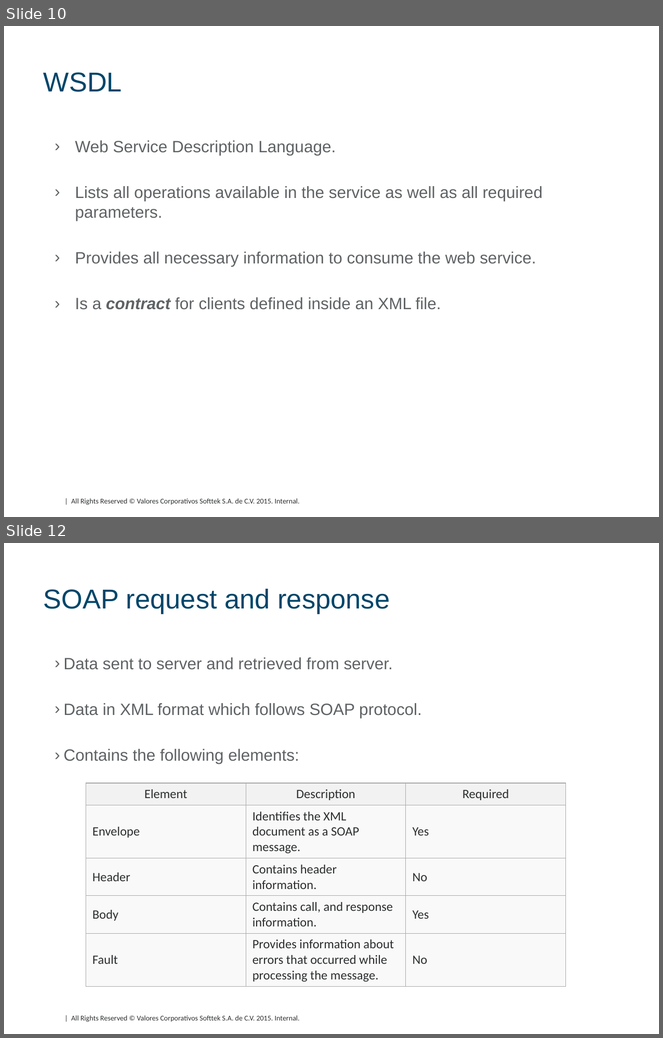
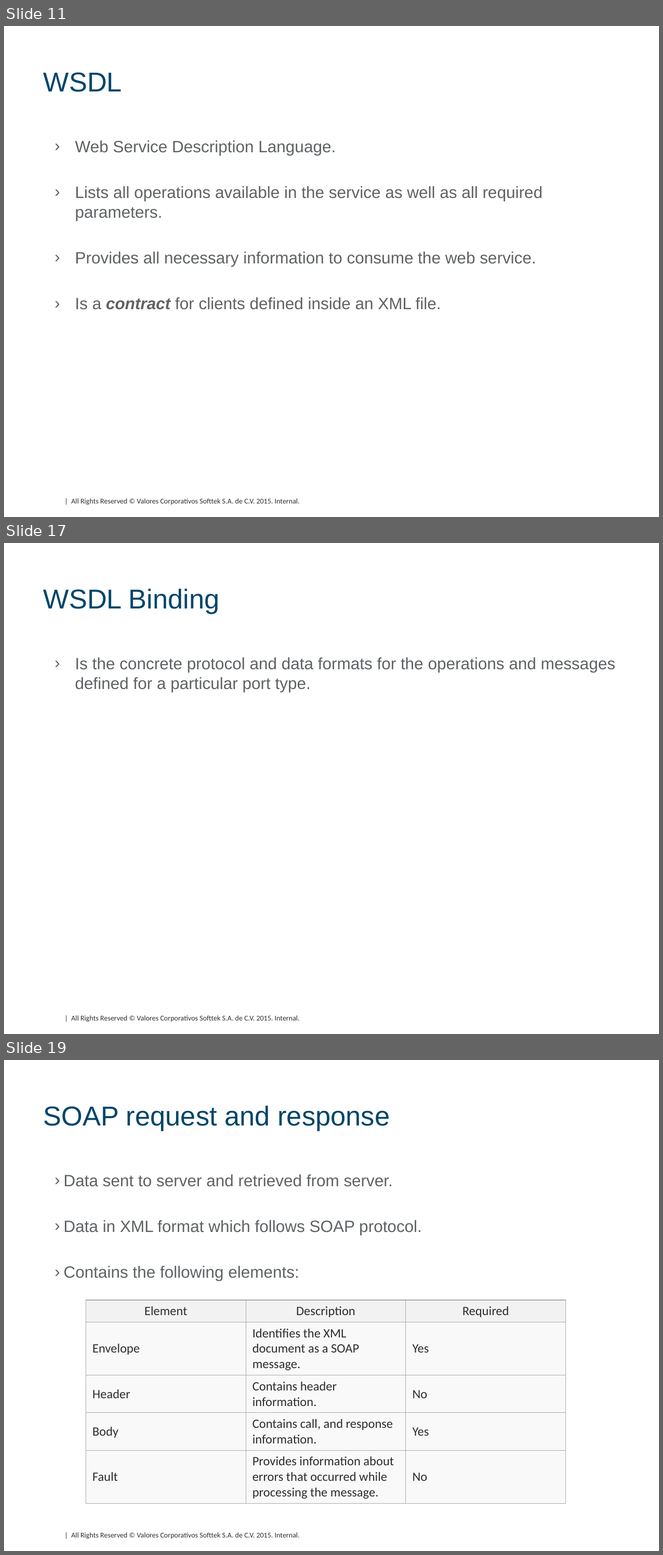
Before and after one commit to DavidHertz/WebServices, a slide deck: SOAP/doc/SOAP.pptx. Shown one above the other, each under a label of ours: slides 10 and 12 before the commit, slides 11, 17 and 19 after it; the slides between them are not shown. The pictures are 663x1038 and 663x1555 pixels, drawn with LibreOffice and Linux fonts; fonts in the diff are those of the drawing; background and template pictures are left out. Boxes give left, top, right and bottom in pixels: in the first picture for what was removed or moved away, otherwise in the second. Text is boxed around its words. In the diff, an @@ line names an element or a change of style, - is before the commit and + after.

```diff
--- a/SOAP/doc/SOAP.pptx
+++ b/SOAP/doc/SOAP.pptx
@@ slide 17 added at (x1=4, y1=543, x2=659, y2=1034), background #FFFFFF; not listed: 1 template element that a slide beside it also shows @@
@@ title added at (x1=44, y1=589, x2=220, y2=614), 30 pt, text #004569 @@
+WSDL Binding
@@ text added at (x1=75, y1=657, x2=616, y2=692), 18 pt, text #5E6264 @@
+› Is the concrete protocol and data formats for the operations and messages defined for a particular port type.
@@ what was slide 10 is now slide 11 @@
@@ what was slide 12 is now slide 19 @@
```
Also in this commit, not shown: 5 slides changed, 6 other slides added, 16 other files.
